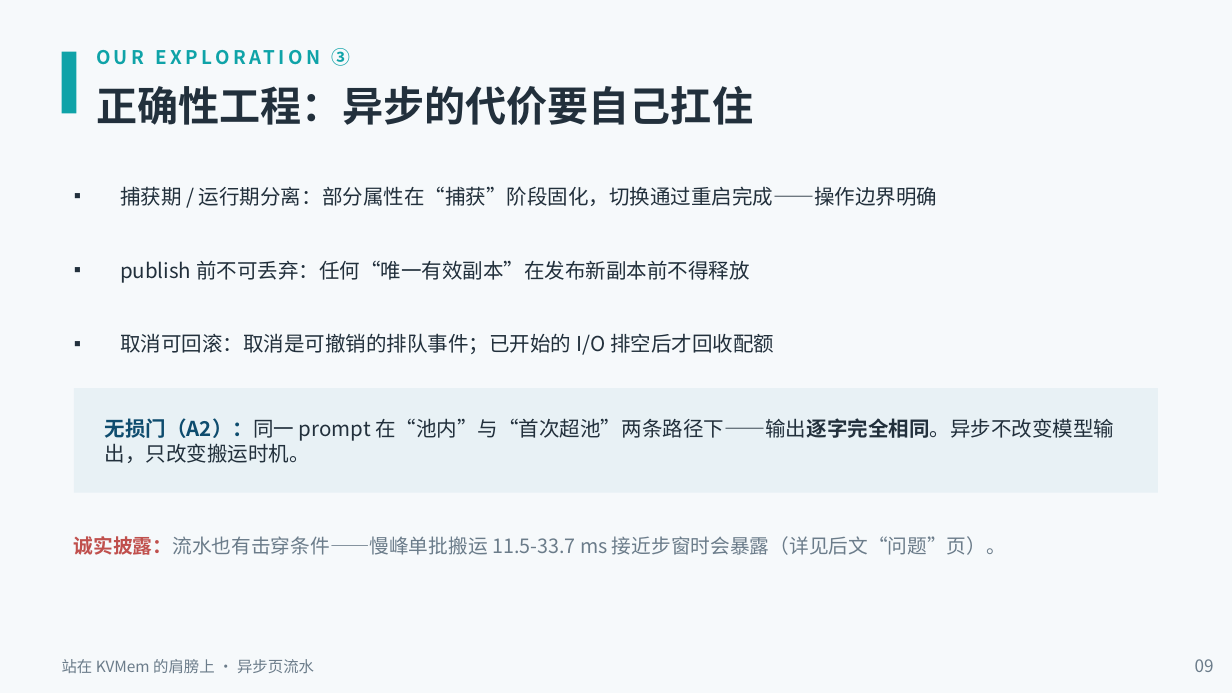
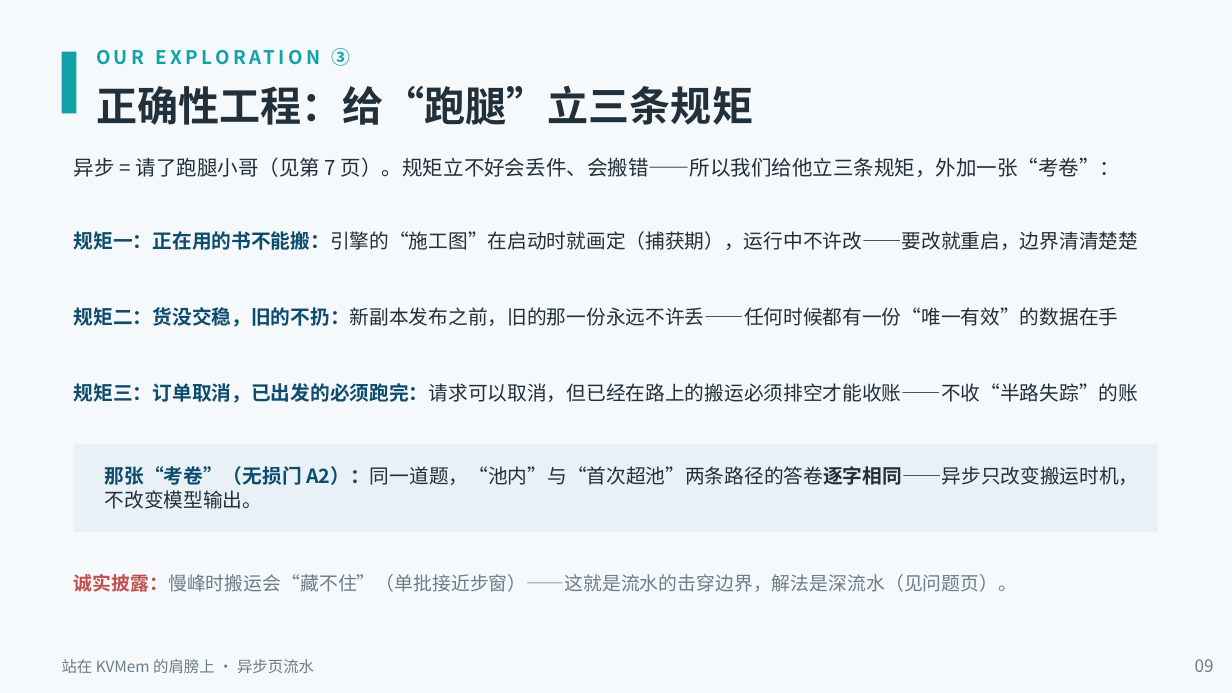
Before and after one commit to paicat1/Ninfer-KVMem-Async, a slide deck: slide 9 of docs/异步页流水-技术说明.pptx. Drawn at 1232x693 pixels with LibreOffice and Linux fonts; fonts in the diff are those of the drawing. Boxes give left, top, right and bottom in pixels: in the first picture for what was removed or moved away, otherwise in the second. Text is boxed around its words. In the diff, an @@ line names an element or a change of style, - is before the commit and + after.

```diff
--- a/docs/异步页流水-技术说明.pptx
+++ b/docs/异步页流水-技术说明.pptx
@@ text at [96, 85, 753, 125]: text changed @@
-正确性工程：异步的代价要自己扛住
+正确性工程：给“跑腿”立三条规矩
@@ text added at [74, 157, 1120, 177], 12 pt, text #22303C @@
+异步 = 请了跑腿小哥（见第 7 页）。规矩立不好会丢件、会搬错——所以我们给他立三条规矩，外加一张“考卷”：
@@ text removed at [120, 186, 937, 206] @@
-▪ 捕获期 / 运行期分离：部分属性在“捕获”阶段固化，切换通过重启完成——操作边界明确
@@ text added at [74, 231, 1138, 250], 11.5 pt, text #22303C @@
+规矩一：正在用的书不能搬：引擎的“施工图”在启动时就画定（捕获期），运行中不许改——要改就重启，边界清清楚楚
@@ text at [74, 307, 1119, 327]: text changed; size 12 to 11.5 pt @@
-▪ publish 前不可丢弃：任何“唯一有效副本”在发布新副本前不得释放
+规矩二：货没交稳，旧的不扔：新副本发布之前，旧的那一份永远不许丢——任何时候都有一份“唯一有效”的数据在手
@@ text removed at [120, 333, 774, 355] @@
-▪ 取消可回滚：取消是可撤销的排队事件；已开始的 I/O 排空后才回收配额
@@ text added at [74, 383, 1138, 403], 11.5 pt, text #22303C @@
+规矩三：订单取消，已出发的必须跑完：请求可以取消，但已经在路上的搬运必须排空才能收账——不收“半路失踪”的账
@@ rectangle: place and size @@
-rectangle at [74, 388, 1158, 493]
+rectangle at [74, 444, 1158, 532]
@@ text at [105, 466, 1138, 509]: text changed; size 12 to 11.5 pt @@
-无损门（A2）：同一 prompt 在“池内”与“首次超池”两条路径下——输出逐字完全相同。异步不改变模型输出，只改变搬运时机。
+那张“考卷”（无损门 A2）：同一道题，“池内”与“首次超池”两条路径的答卷逐字相同——异步只改变搬运时机，不改变模型输出。
@@ text at [74, 574, 1017, 592]: text changed; size 11.5 to 11 pt @@
-诚实披露：流水也有击穿条件——慢峰单批搬运 11.5-33.7 ms 接近步窗时会暴露（详见后文“问题”页）。
+诚实披露：慢峰时搬运会“藏不住”（单批接近步窗）——这就是流水的击穿边界，解法是深流水（见问题页）。
```
Also in this commit, not shown: 3 other slides changed, 2 slides added, 3 other files.
